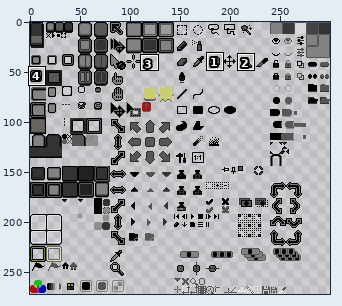
Two versions of one sprite sheet, sheet.png. Above, an overview of the earlier version with the close-up marked.
Close-up. Before:
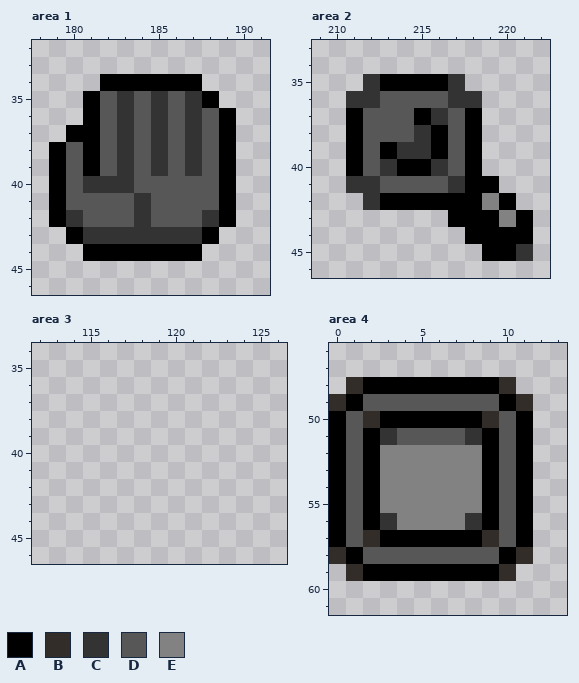
The file is 300x272 pixels. Colours within 5 levels of each other are drawn and written as one. Shown: area 1: x 178..191, y 32..46; area 2: x 209..222, y 33..46; area 3: x 112..126, y 34..46; area 4: x 0..13, y 46..61. The commit also changed other parts of the picture, which this record leaves out.
Palette (. is transparent): A #000000  B #332d2a  C #333333  D #575757  E #828282
Pixels before, area 1, first column x 179:
34 ...AAAAAA..
35 ..ADCDCDCA.
36 ..ADCDCDCDA
37 .AADCDCDCDA
38 ADADCDCDCDA
39 ADADCDCDCDA
40 ADCCCDDDDDA
41 ADDDDCDDDDA
42 ACDDDCDDDCA
43 .ACCCCCCCA.
44 ..AAAAAAA..
Pixels before, area 2, first column x 211:
35 .CAAAAC....
36 CCDDDDCC...
37 ADDDACDA...
38 ADDDCADA...
39 ADACCADA...
40 ADCAACDA...
41 CCDDDDCAA..
42 .CAAAAAAEA.
43 ......AAAEA
44 .......AAAA
45 ........AAC
Pixels before, area 4, first column x 0:
48 .BAAAAAAAAB.
49 BADDDDDDDDAB
50 ADBAAAAAABDA
51 ADACDDDDCADA
52 ADAEEEEEEADA
53 ADAEEEEEEADA
54 ADAEEEEEEADA
55 ADAEEEEEEADA
56 ADACEEEECADA
57 ADBAAAAAABDA
58 BADDDDDDDDAB
59 .BAAAAAAAAB.
After:
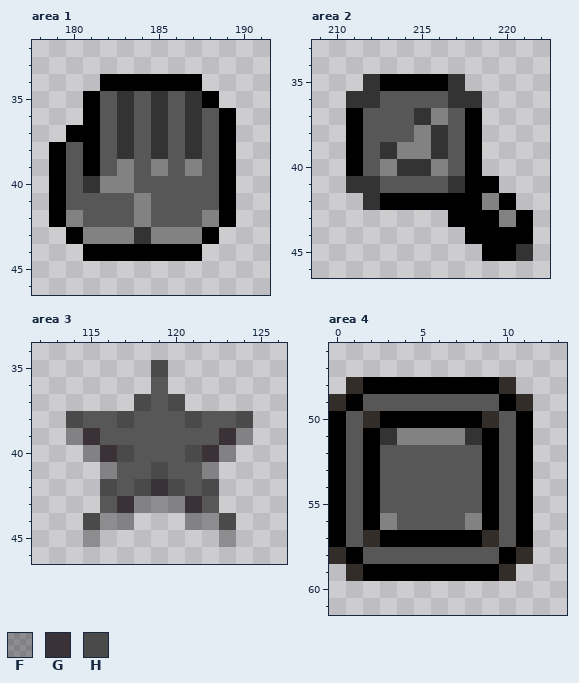
Colours new in this view: F #00000050  G #3b3238  H #4a4a4a
Diff:
Changed rows in their new state; - is an unchanged pixel.
Area 1:
first column x 180:
39 ---E-E-E-
40 --EE-----
41 ----E----
42 E---E---E
43 -EEE-EEE-
Area 2:
first column x 213:
37 --CE
38 --EC
39 CEEC
40 ECCE
Area 3:
first column x 114:
35 -----H-----
36 -----D-----
37 ----HDH----
38 HDDHDDDHDDH
39 FGDDDDDDDGF
40 -FGHDDDHGF-
41 --FDDHDDF--
42 --HDHGHDH--
43 --DGFFFGD--
44 -HFF---FFH-
45 -F-------F-
Area 4:
first column x 3:
51 -EEEE-
52 DDDDDD
53 DDDDDD
54 DDDDDD
55 DDDDDD
56 EDDDDE
Changed places in both close-ups, as pixel boxes (x1, y1, x2, y2):
changed: (66, 159, 219, 244)
changed: (380, 108, 448, 176)
added: (66, 360, 253, 547)
changed: (380, 428, 482, 530)
